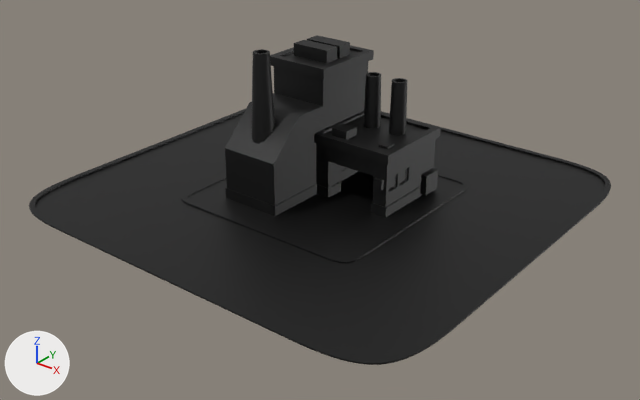
Before and after pictures for a commit that changed the FBX model resource/models/fbx/env.fbx.
The view is the same before and after, from a 50 mm camera at (0.221, -0.319, 0.182) aimed at (-0.01, -0.029, 0.003). Arrows for +X, +Y and +Z are at lower left; the lights stay in place. Where no turn or scale is listed for an object, it has been applied to the vertices. Vertices at the same position are counted once.

In view in the first picture: 'factory_evn_a01'.
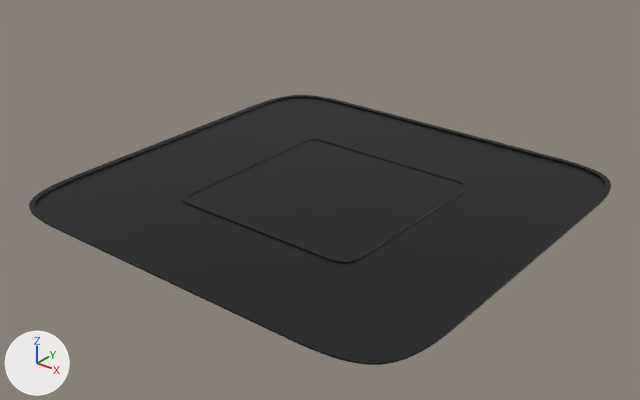
Where the newer file only moved an object's origin or applied its transform, the numbers keep the older frame.

Pixel boxes [x1, y1, x2, y2] of what changed, in the pictures (640 x 400 px):
'factory_evn_a01', reshaped (18% shorter)
    before: [29, 35, 611, 365]
    after: [29, 95, 611, 365]
part 1 of me_mesh, deleted (black)
    before: [225, 35, 441, 218]

The change in detail:
me_mesh is used by ob_factory_evn_a01; location (-0.0176, -0.0148, 0.0355).
me_mesh had 1787 vertices, 1436 faces and spanned x -0.108..0.108, y -0.106..0.106, z -0.036..0.036.
me_mesh now has 1226 vertices, 916 faces and spans x -0.108..0.108, y -0.106..0.106, z -0.036..-0.035.
me_mesh part 1: 16 loose pieces with 561 vertices, spanning x -0.034..0.041, y -0.036..0.037, z -0.036..0.036, are deleted.
